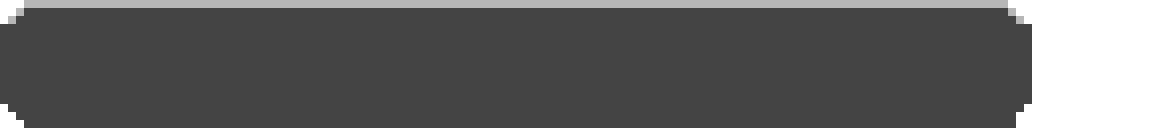
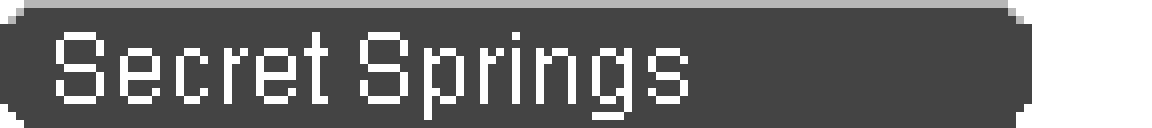
Layer changes from the first 1152 x 128 image to the second:
added layer "Secret Springs" above "BG" over [left=56, top=32, right=688, bottom=120]
renamed "Pasted Layer" to "JP", showed it, painted on it over [left=80, top=32, right=368, bottom=104]
